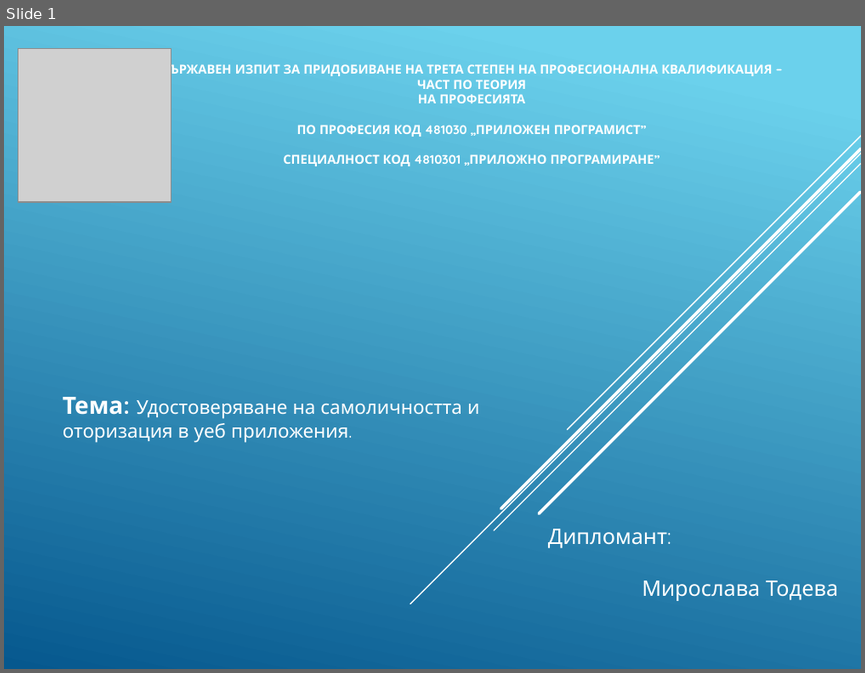
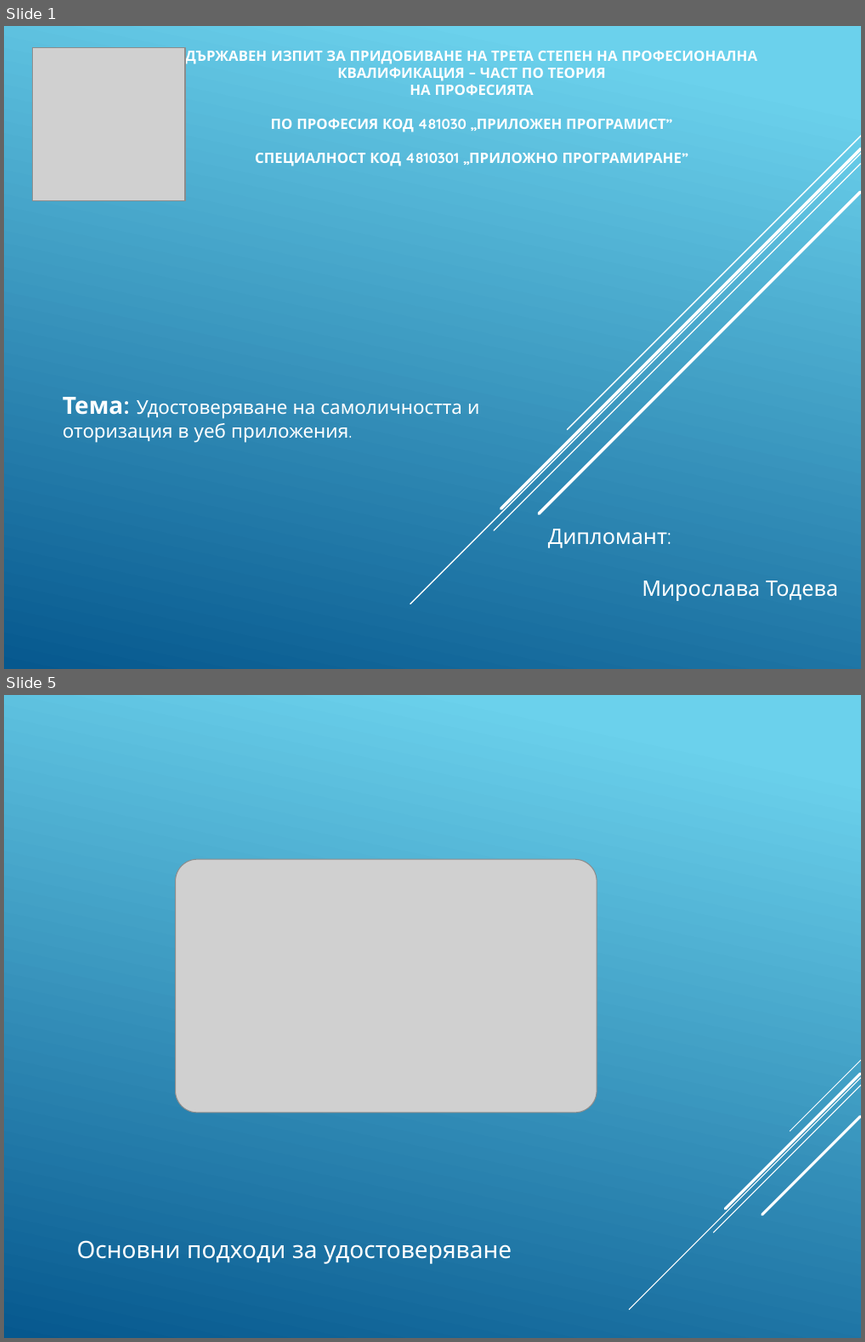
Before and after one commit to pgee-dzi2024/Theme_2501, a slide deck: dr/Защита.pptx. Shown one above the other, each under a label of ours: slide 1 before the commit, slides 1 and 5 after it; the slides between them are not shown. The pictures are 865x673 and 865x1342 pixels, drawn with LibreOffice and Linux fonts; fonts in the diff are those of the drawing; grey boxes stand for pictures. Boxes give left, top, right and bottom in pixels: in the first picture for what was removed or moved away, otherwise in the second. Text is boxed around its words. In the diff, an @@ line names an element or a change of style, - is before the commit and + after.

```diff
--- a/dr/Защита.pptx
+++ b/dr/Защита.pptx
@@ slide 5 added at (x1=4, y1=695, x2=861, y2=1338), background gradient #6ED2EB to #06588E @@
@@ picture added at (x1=176, y1=860, x2=597, y2=1112) @@
@@ group added at (x1=630, y1=1060, x2=861, y2=1310): 5 lines @@
@@ text added at (x1=77, y1=1240, x2=511, y2=1264), 20 pt, text #FFFFFF @@
+Основни подходи за удостоверяване
@@ slide 1 changed as well @@
@@ picture moved from (x1=18, y1=49, x2=171, y2=203) to (x1=32, y1=47, x2=185, y2=201) @@
@@ title "ДЪРЖАВЕН ИЗПИТ ЗА ПРИДОБИВАНЕ НА ..." at (x1=185, y1=47, x2=757, y2=166): size 10.5 to 12 pt @@
```
Also in this commit, not shown: 10 other slides added, 3 other files.
